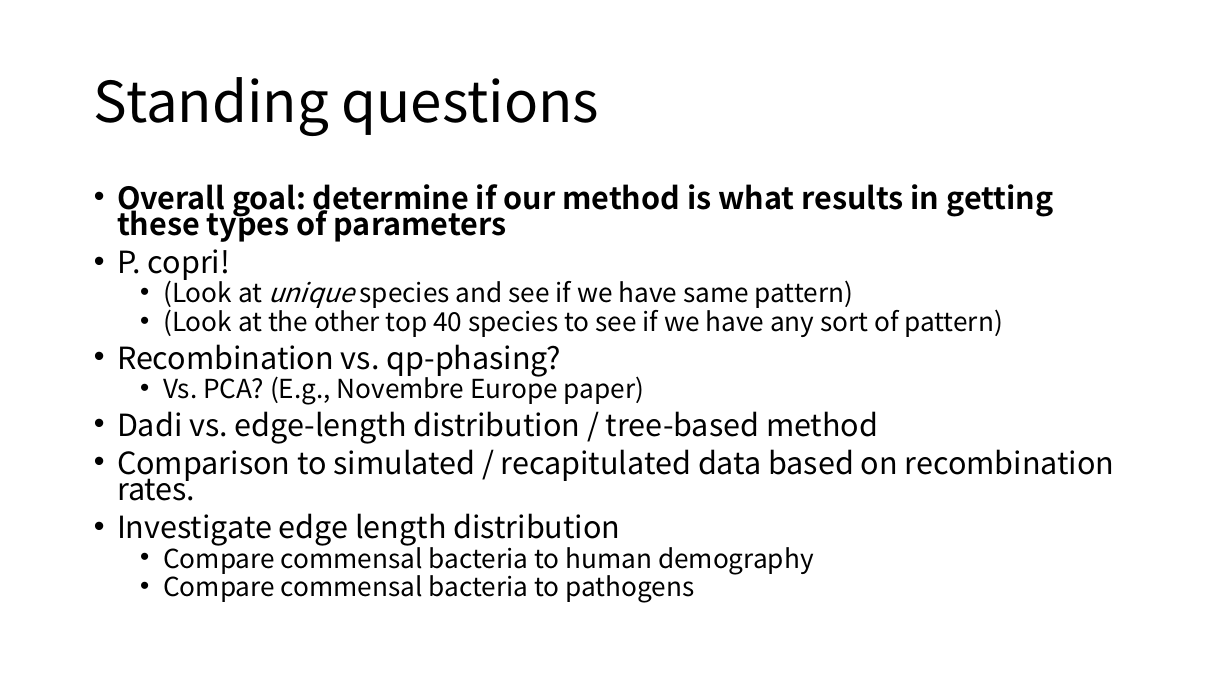
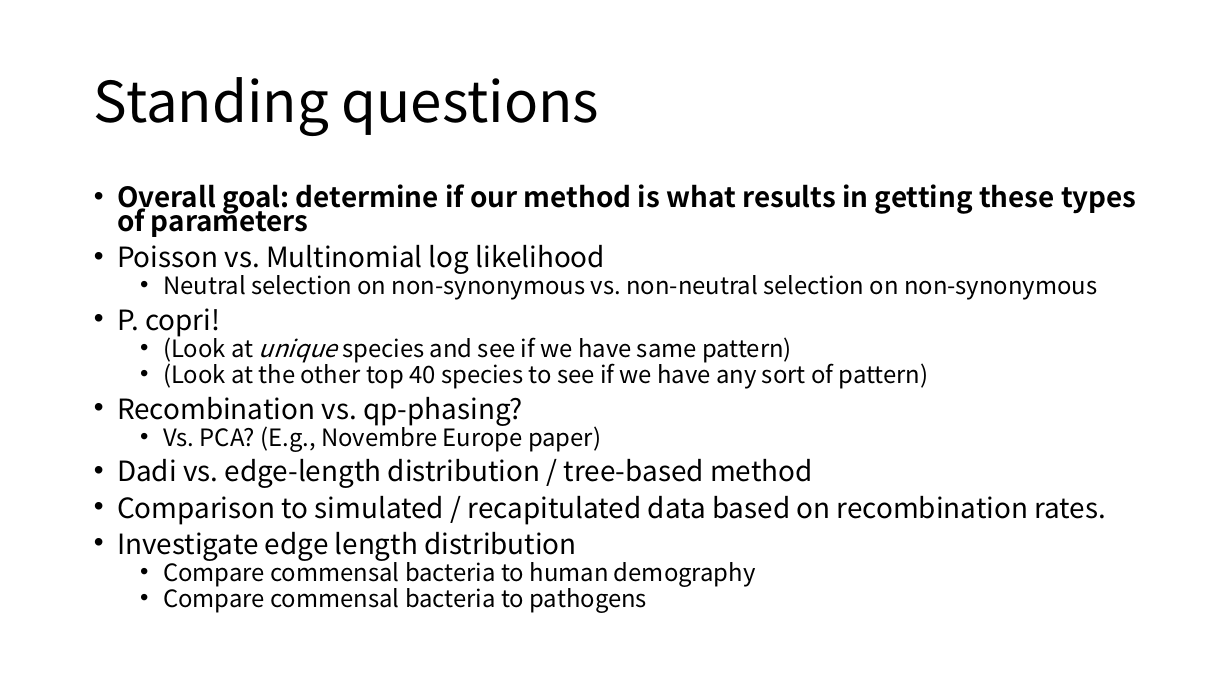
Before and after one commit to jon-mah/demo_for_ccgb, a slide deck: slide 15 of Summary/20210317_demo_for_ccgb_rotation_updat.pptx. Drawn at 1232x693 pixels with LibreOffice and Linux fonts; fonts in the diff are those of the drawing. Boxes give left, top, right and bottom in pixels: in the first picture for what was removed or moved away, otherwise in the second. Text is boxed around its words. In the diff, an @@ line names an element or a change of style, - is before the commit and + after.

```diff
--- a/Summary/20210317_demo_for_ccgb_rotation_updat.pptx
+++ b/Summary/20210317_demo_for_ccgb_rotation_updat.pptx
@@ text at [117, 184, 1137, 613]: size 23.8 to 21.7 pt in "Overall goal: determine if our method is ...", "P. copri!", "Recombination vs. qp-phasing?", "Dadi vs. edge-length distribution / tree-based method" and 2 more places; size 20.4 to 18.6 pt in "(Look at unique species and see if ...", "(Look at the other top 40 species ...", "Vs. PCA? (E.g., Novembre Europe paper)", "Compare commensal bacteria to human demography" and 1 more places @@
@@ text at [117, 244, 1098, 300]: paragraphs added @@
+• Poisson vs. Multinomial log likelihood
+  • Neutral selection on non-synonymous vs. non-neutral selection on non-synonymous
```
Also in this commit, not shown: 4 other slides changed, 1 other file.
